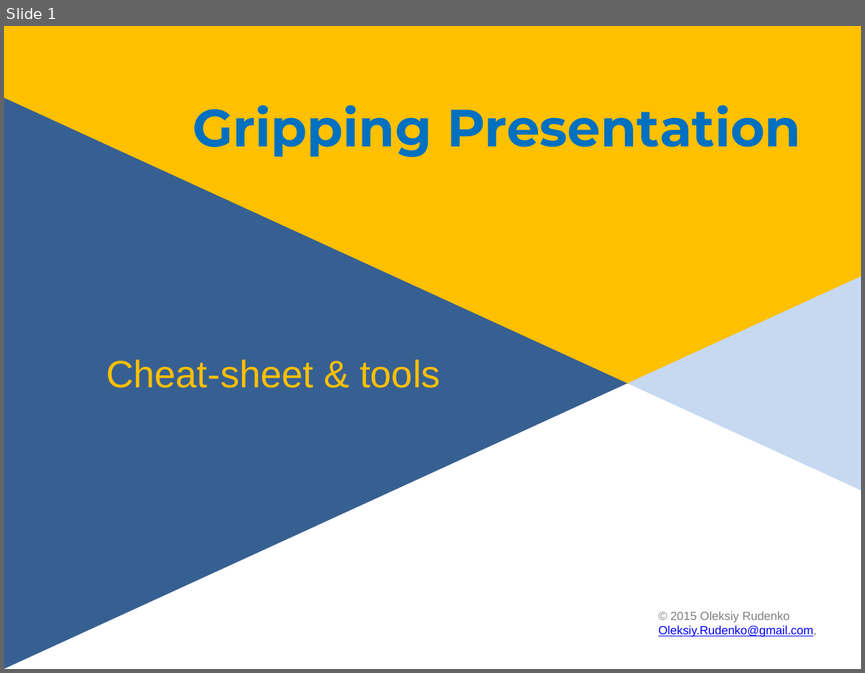
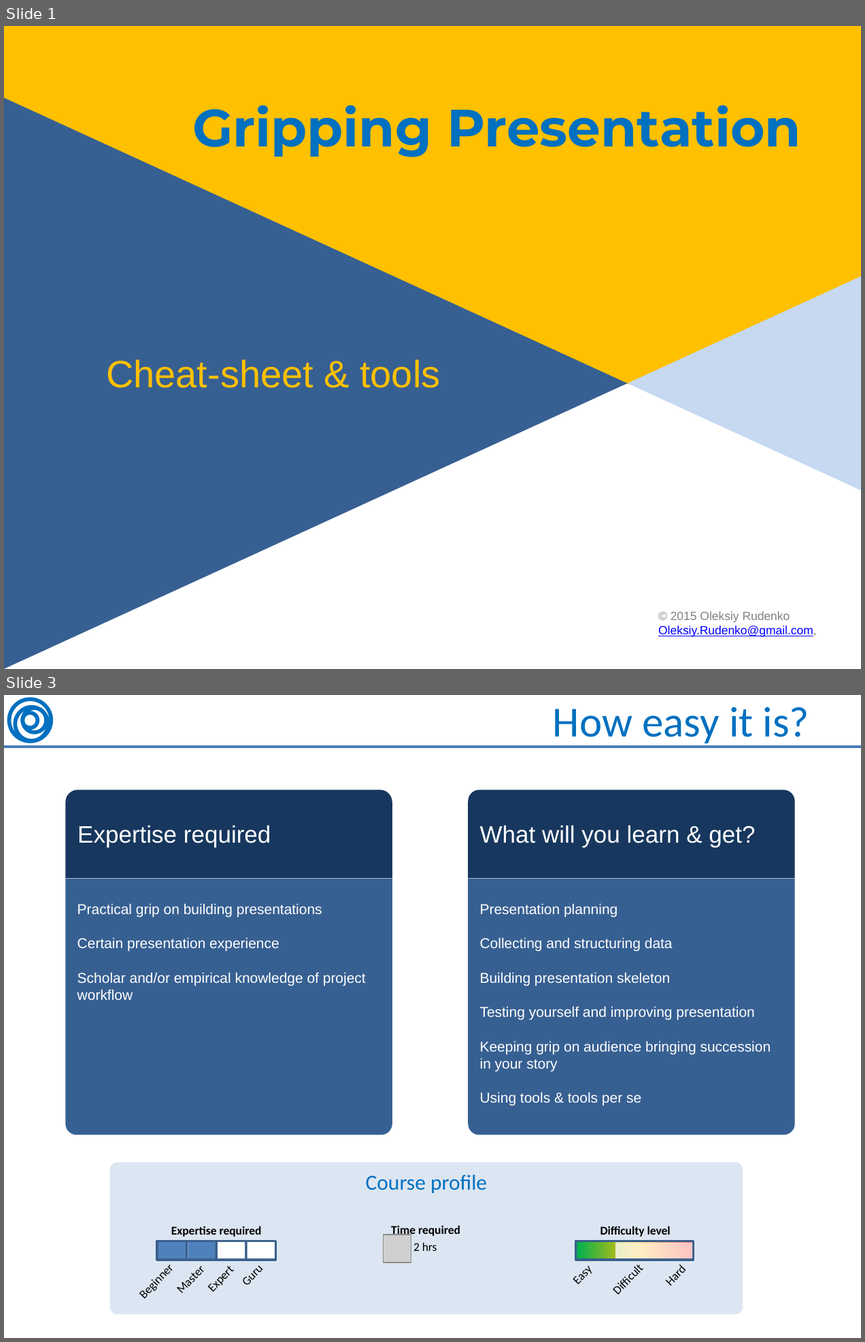
Before and after one commit to OleksiyRudenko/_under-development, a slide deck: soft-skills--Presentation/Presentation about Presentation.pptx. Shown one above the other, each under a label of ours: slide 1 before the commit, slides 1 and 3 after it; the slides between them are not shown. The pictures are 865x673 and 865x1342 pixels, drawn with LibreOffice and Linux fonts; fonts in the diff are those of the drawing; grey boxes stand for pictures. Boxes give left, top, right and bottom in pixels: in the first picture for what was removed or moved away, otherwise in the second. Text is boxed around its words. In the diff, an @@ line names an element or a change of style, - is before the commit and + after.

```diff
--- a/soft-skills--Presentation/Presentation about Presentation.pptx
+++ b/soft-skills--Presentation/Presentation about Presentation.pptx
@@ slide 3 added at (x1=4, y1=695, x2=861, y2=1338), background #FFFFFF @@
@@ group added at (x1=9, y1=699, x2=51, y2=741): 4 ellipses @@
@@ title added at (x1=553, y1=707, x2=809, y2=747), 36 pt, text #0070C0 @@
+How easy it is?
@@ line added from (4, 747) to (861, 747), #4B7EBC 2.25 pt @@
@@ round same rect added at (x1=66, y1=790, x2=392, y2=879), fill #17375E, 20 pt, text #FFFFFF @@
+Expertise required
@@ round same rect added at (x1=468, y1=790, x2=794, y2=879), fill #17375E, 20 pt, text #FFFFFF @@
+What will you learn & get?
@@ round same rect added at (x1=66, y1=879, x2=392, y2=1134), fill #376092, 12 pt, text #FFFFFF @@
+Practical grip on building presentations
+Certain presentation experience
+Scholar and/or empirical knowledge of project workflow
@@ round same rect added at (x1=468, y1=879, x2=794, y2=1134), fill #376092, 12 pt, text #FFFFFF @@
+Presentation planning
+Collecting and structuring data
+Building presentation skeleton
+Testing yourself and improving presentation
+Keeping grip on audience bringing succession in your story
+Using tools & tools per se
@@ group added at (x1=109, y1=1162, x2=742, y2=1314): 11 rectangles, 11 texts, 1 rounded rectangle, 1 picture @@
+Course profile
+Beginner
+Master
+Expert
+Guru
+Expertise required
+Easy
+Difficult
+Hard
+Difficulty level
+Time required
+2 hrs
```
Also in this commit, not shown: 1 slide changed, 1 other slide added, 1 slide removed, 9 other files.
